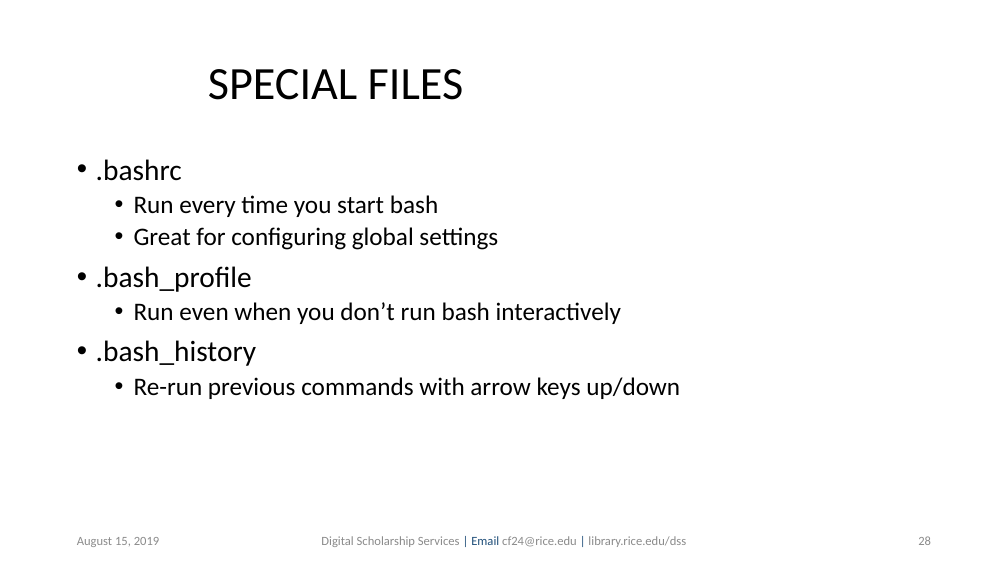
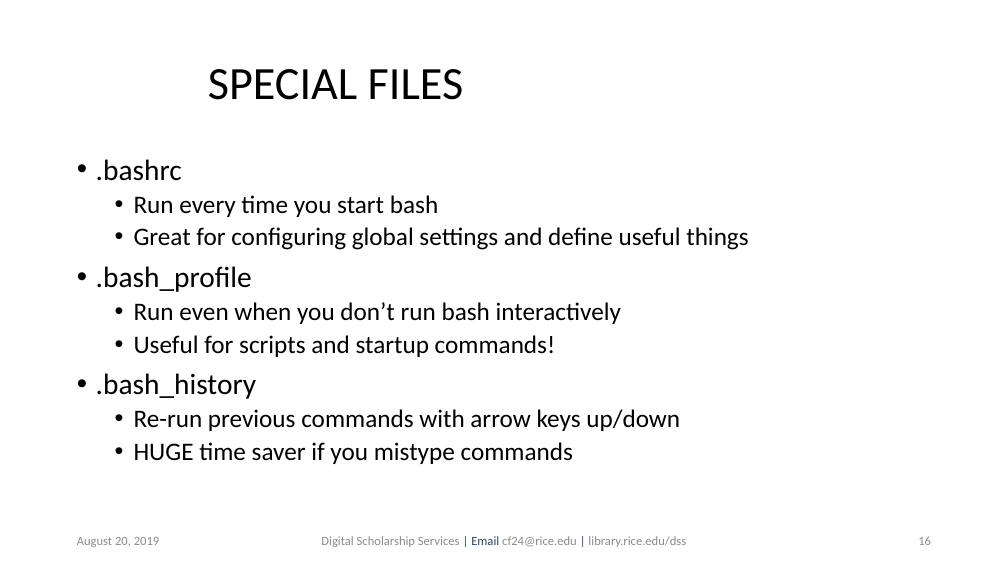
Before and after one commit to bakitybacon/rice-data-and-donuts, a slide deck: slide 16 of bash/Introduction to Bash.pptx (slide 28 before the commit). Drawn at 1008x567 pixels with LibreOffice and Linux fonts; fonts in the diff are those of the drawing; background and template pictures are left out. Boxes give left, top, right and bottom in pixels: in the first picture for what was removed or moved away, otherwise in the second. Text is boxed around its words. In the diff, an @@ line names an element or a change of style, - is before the commit and + after.

```diff
--- a/bash/Introduction to Bash.pptx
+++ b/bash/Introduction to Bash.pptx
@@ text at (x1=134, y1=227, x2=748, y2=250): text changed @@
-  • Great for configuring global settings
+  • Great for configuring global settings and define useful things
@@ text at (x1=134, y1=335, x2=556, y2=357): paragraph added @@
+  • Useful for scripts and startup commands!
@@ text at (x1=134, y1=442, x2=573, y2=464): paragraph added @@
+  • HUGE time saver if you mistype commands
@@ text at (x1=77, y1=537, x2=160, y2=547): text changed @@
-August 15, 2019
+August 20, 2019
@@ page number at (x1=918, y1=536, x2=931, y2=545): text changed @@
-28
+16
```
Also in this commit, not shown: 41 other slides changed, 6 slides added, 1 slide removed.
